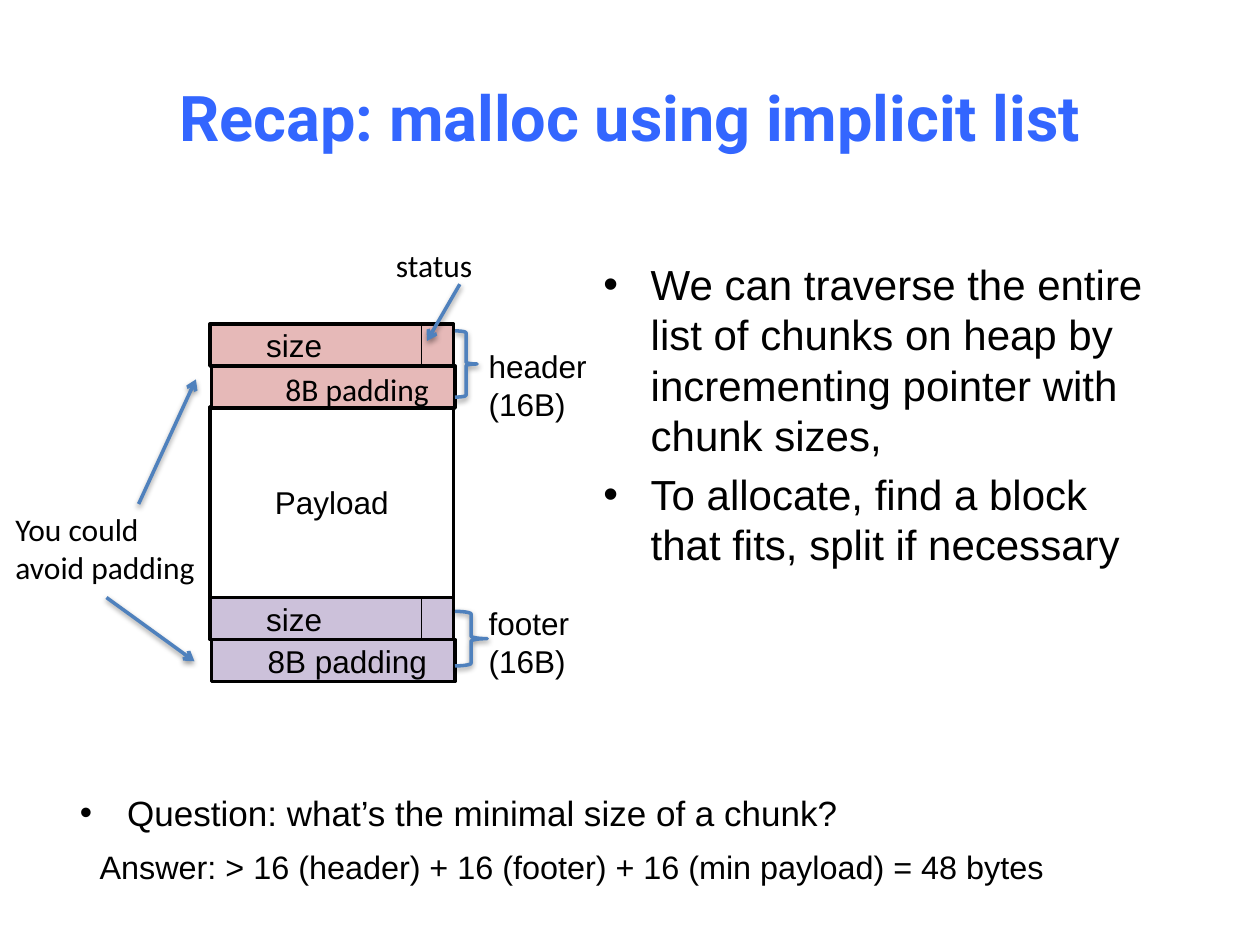
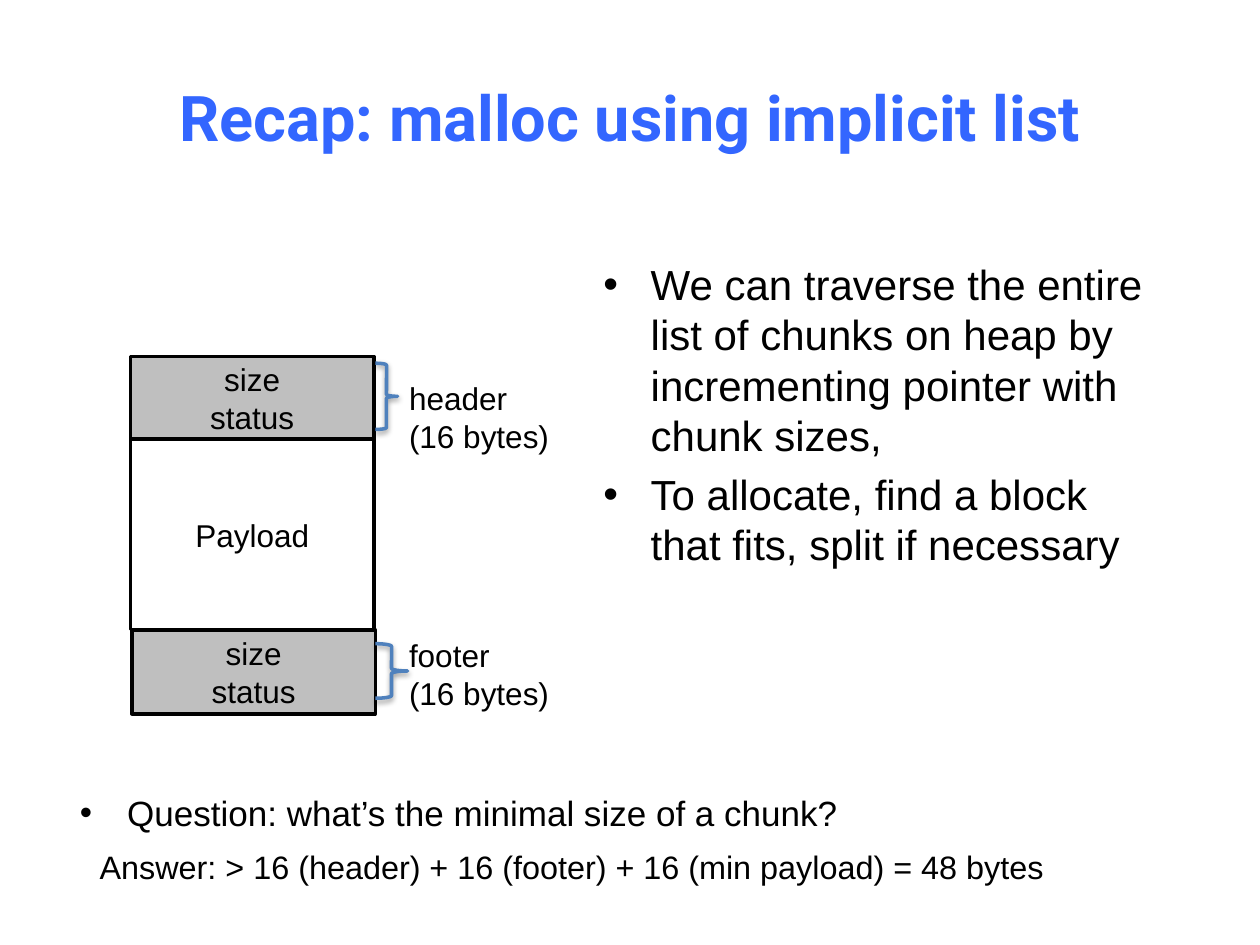
Before and after one commit to NYU-CSO/nyu-cso.github.io, a slide deck: slide 44 of notes/14-Dynamic_Allocator.pptx (slide 42 before the commit). Drawn at 1260x945 pixels with LibreOffice and Linux fonts; fonts in the diff are those of the drawing. Boxes give left, top, right and bottom in pixels: in the first picture for what was removed or moved away, otherwise in the second. Text is boxed around its words. In the diff, an @@ line names an element or a change of style, - is before the commit and + after.

```diff
--- a/notes/14-Dynamic_Allocator.pptx
+++ b/notes/14-Dynamic_Allocator.pptx
@@ text removed at <box>396,257,472,285</box> @@
-status
@@ arrow removed from (460, 285) to (427, 341) @@
@@ rectangle removed at <box>421,324,454,365</box> @@
@@ rectangle "size": place and size @@
-rectangle "size" at <box>210,324,454,365</box>
+rectangle "size" at <box>131,357,374,440</box>
@@ rectangle "size" at <box>131,357,374,440</box>: fill #E6B9B8 to #BFBFBF @@
@@ arrow removed from (139, 504) to (195, 379) @@
@@ rectangle removed at <box>212,367,455,408</box> @@
@@ text in rectangle at <box>224,368,280,392</box>: alignment left to centre @@
@@ text removed at <box>285,379,429,409</box> @@
-8B padding
@@ right brace: place and size @@
-right brace at <box>455,331,478,398</box>
+right brace at <box>375,363,398,430</box>
@@ text "header": place and size @@
-text "header" at <box>489,355,587,422</box>
+text "header" at <box>409,387,549,454</box>
@@ text in rectangle at <box>210,408,294,430</box>: paragraph added @@
+status
@@ rectangle "Payload": place and size @@
-rectangle "Payload" at <box>210,407,454,597</box>
+rectangle "Payload" at <box>131,438,374,629</box>
@@ text at <box>409,425,549,454</box>: text changed @@
-(16B)
+(16 bytes)
@@ text removed at <box>15,519,194,585</box> @@
-You could
-avoid padding
@@ arrow removed from (107, 597) to (194, 662) @@
@@ rectangle removed at <box>421,597,454,639</box> @@
@@ rectangle "size": place and size @@
-rectangle "size" at <box>210,597,454,639</box>
+rectangle "size" at <box>132,630,375,713</box>
@@ rectangle "size" at <box>132,630,375,713</box>: fill #CCC1DA to #BFBFBF @@
@@ rectangle removed at <box>212,640,455,682</box> @@
-8B padding
@@ text in rectangle at <box>226,642,282,666</box>: alignment left to centre @@
@@ right brace: place and size @@
-right brace at <box>455,611,488,665</box>
+right brace at <box>375,644,408,698</box>
@@ text "footer": place and size @@
-text "footer" at <box>489,612,570,679</box>
+text "footer" at <box>409,644,549,711</box>
@@ text in rectangle at <box>212,682,296,704</box>: paragraph added @@
+status
@@ text at <box>409,682,549,711</box>: text changed @@
-(16B)
+(16 bytes)
```
Also in this commit, not shown: 14 other slides changed, 5 slides added, 5 slides removed, 3 other files.
